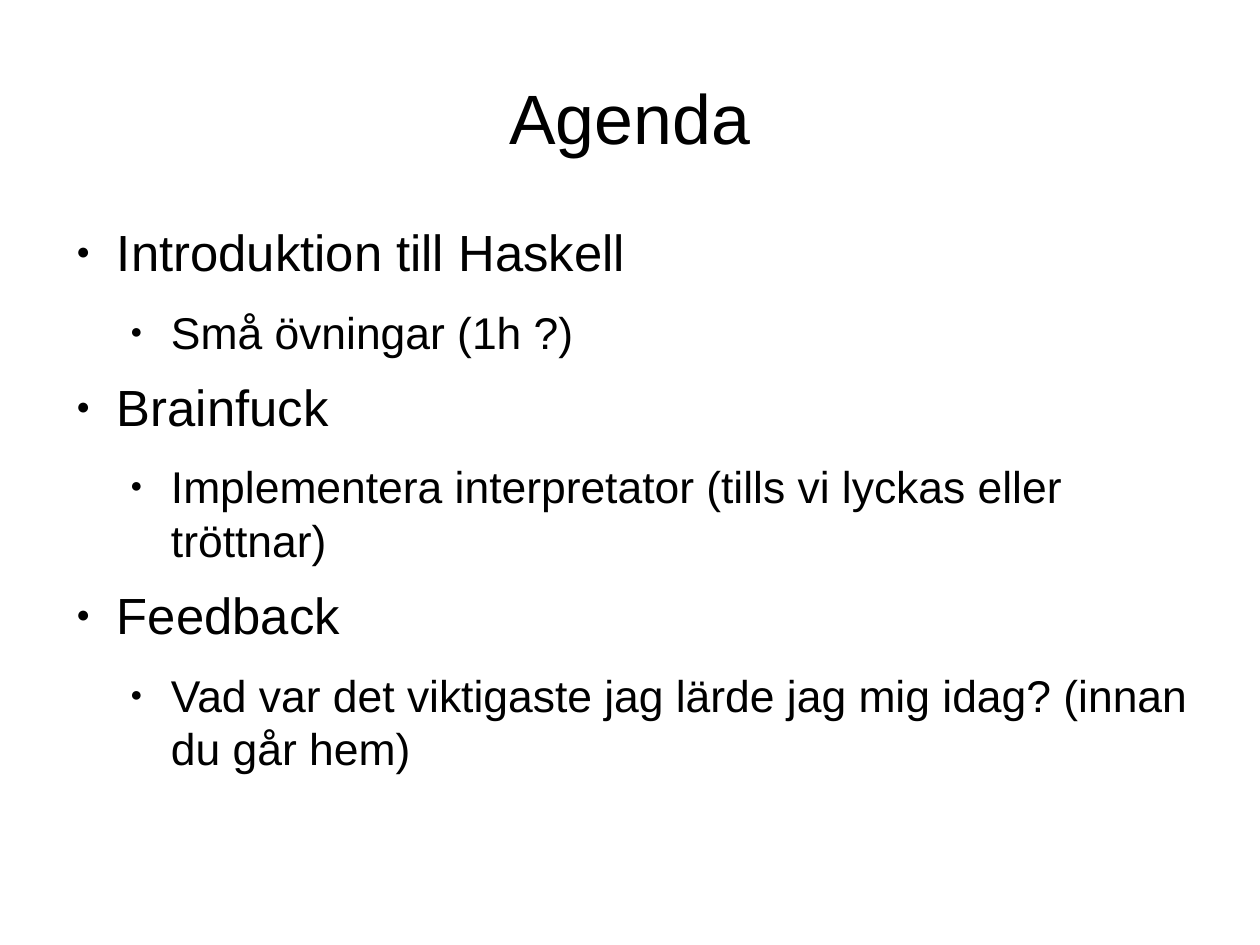
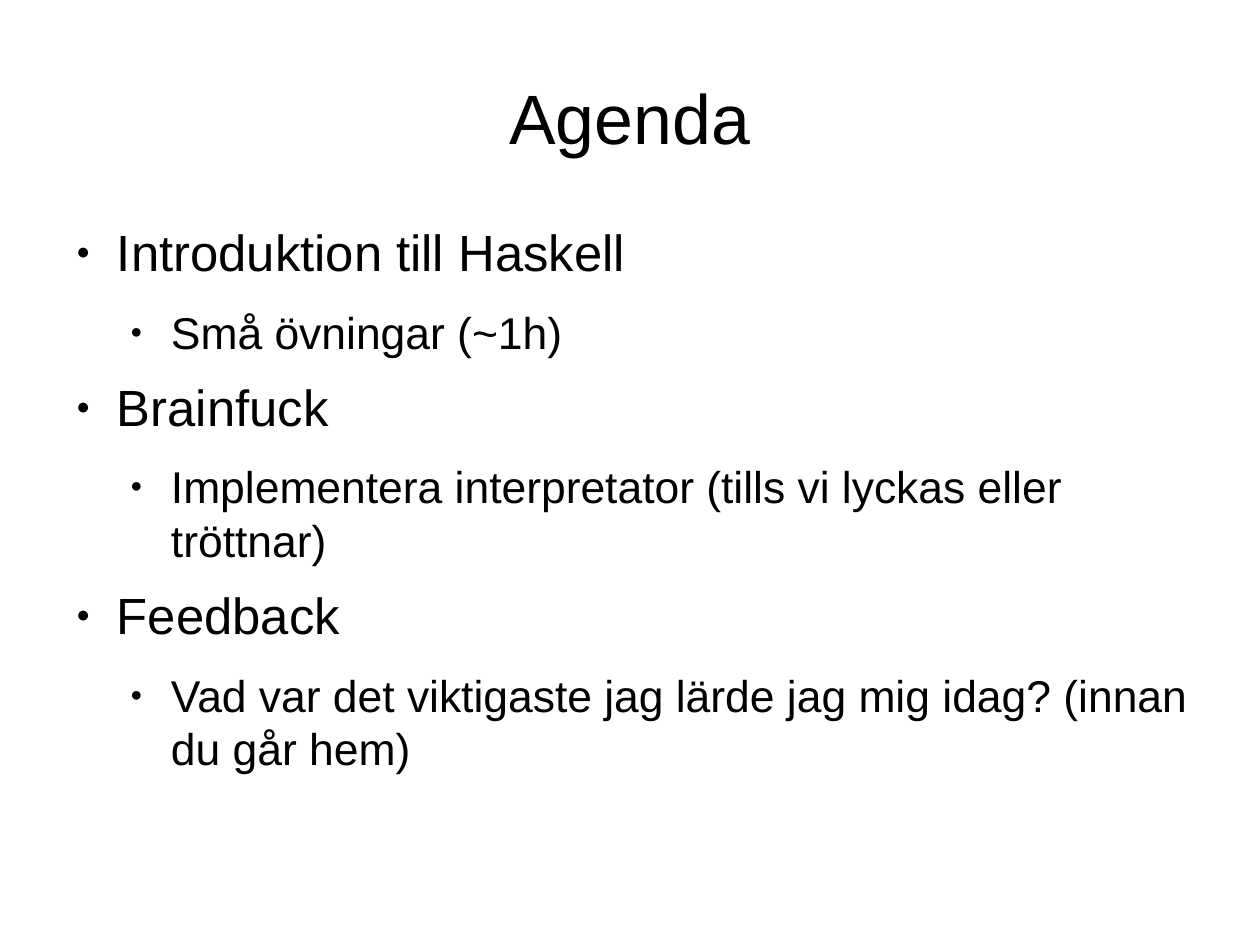
Before and after one commit to rickardlindberg/brainfuck, a slide deck: slide 1 of versions/workshop/workshop.odp. Drawn at 1260x945 pixels with LibreOffice and Linux fonts; fonts in the diff are those of the drawing. Boxes give left, top, right and bottom in pixels: in the first picture for what was removed or moved away, otherwise in the second. Text is boxed around its words. In the diff, an @@ line names an element or a change of style, - is before the commit and + after.

```diff
--- a/versions/workshop/workshop.odp
+++ b/versions/workshop/workshop.odp
@@ text at box(171, 314, 562, 358): text changed @@
-  ● Små övningar (1h ?)
+  ● Små övningar (~1h)
```
Also in this commit, not shown: 2 other slides changed.
